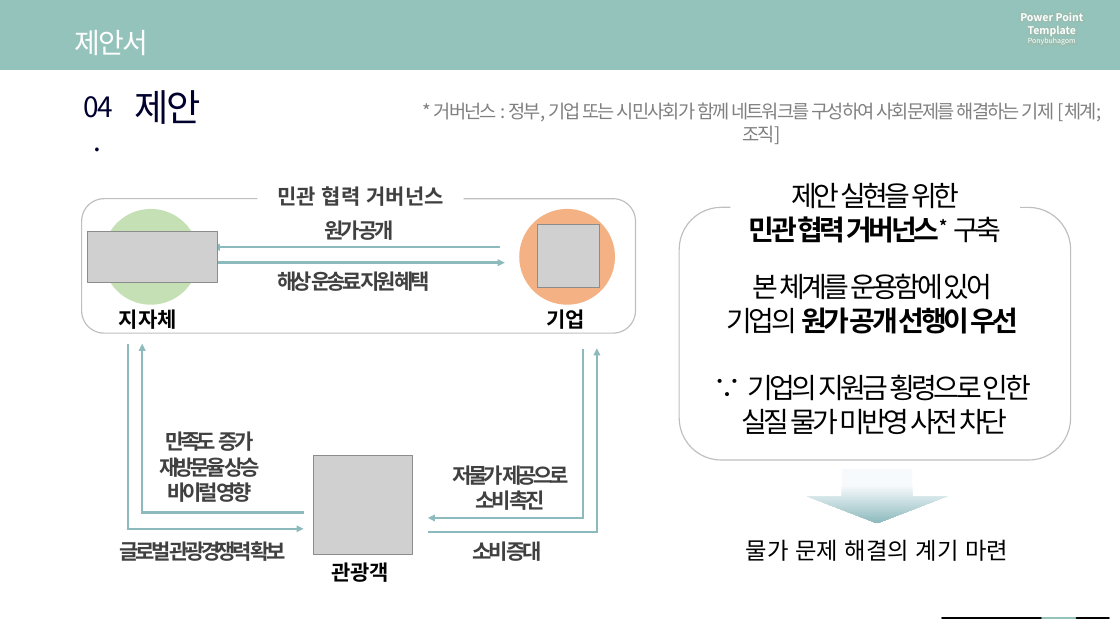
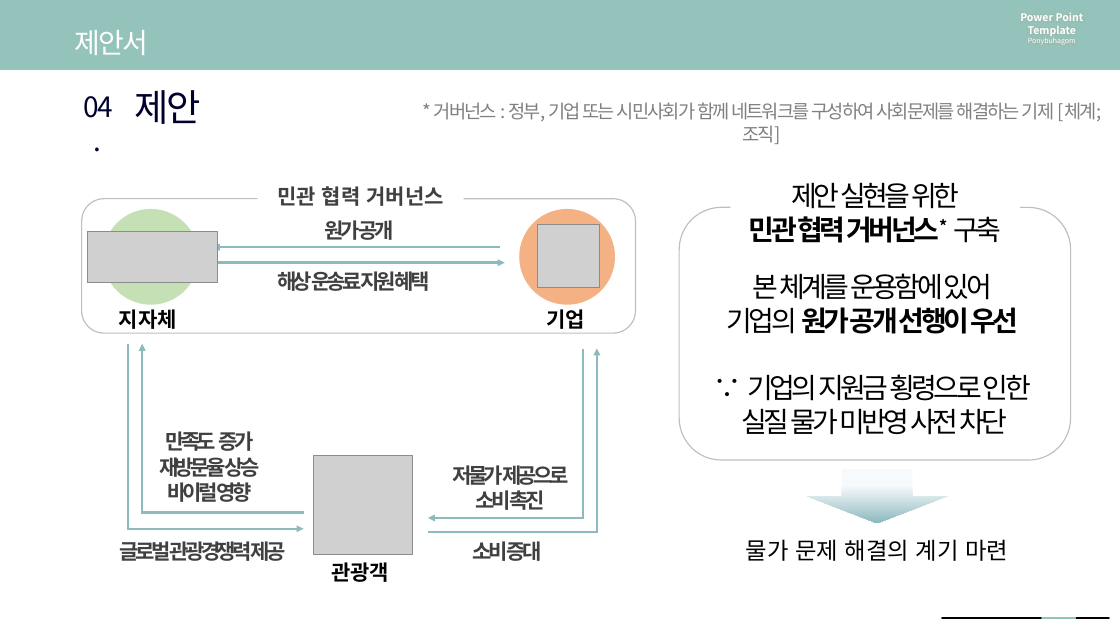
Before and after one commit to so-jeong0127/6-project, a slide deck: slide 2 of 6조_첨가중[신혁].pptx. Drawn at 1120x630 pixels with LibreOffice and Linux fonts; fonts in the diff are those of the drawing; grey boxes stand for pictures. Boxes give left, top, right and bottom in pixels: in the first picture for what was removed or moved away, otherwise in the second. Text is boxed around its words. In the diff, an @@ line names an element or a change of style, - is before the commit and + after.

Commit message:
12

```diff
--- a/6조_첨가중[신혁].pptx
+++ b/6조_첨가중[신혁].pptx
@@ text at bbox=[120, 541, 286, 561]: text changed @@
-글로벌 관광경쟁력 확보
+글로벌 관광경쟁력 제공
```
